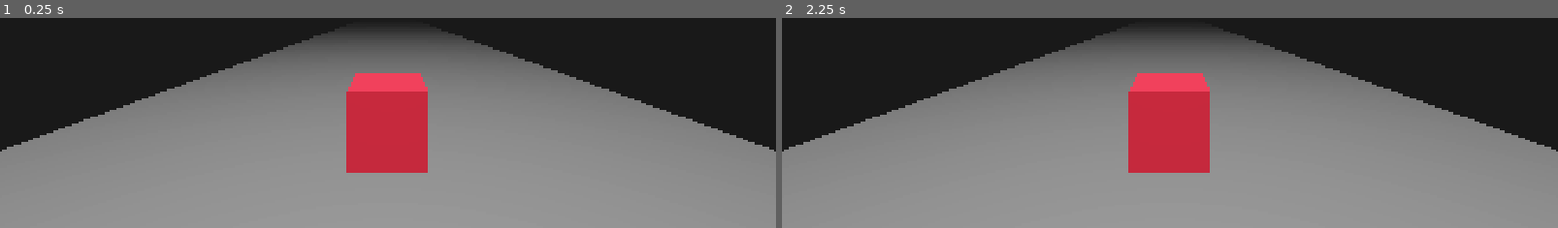
Above: before the commit, frames 1-2 (left to right).
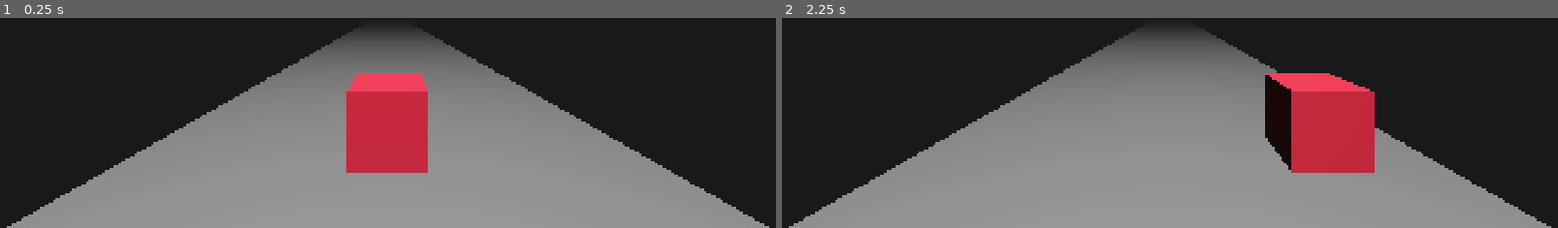
Above: after the commit, the same moments.

Repository: arpvastava/endless-runner-godot
Game: Godot game, scene res://main/main.tscn
The game is run twice, just before and just after one commit, with the same random seed, the same clock (stepped at 60 frames per second) and the same inputs.
Inputs:
- Up to frame 1 (0.25 s): no input
- Up to frame 2 (2.25 s): tap Enter at 0.5, 2 s; hold D (right, bound only after the commit) 0.53-1.28 s; tap Space at 1.25 s; hold A (left, bound only after the commit) 1.28-2.03 s; hold D (right, bound only after the commit) from 2.03 s (still down)

The runs differ from the first frame. In frame 1, 19% of the frame differs, in the area x 0-100%, y 6-100%; in frame 2, 29%.

Commit message:
Add player movement

Diff:
--- a/main/main.tscn
+++ b/main/main.tscn
@@ -29,4 +29,4 @@
 
 [node name="Ground" type="CSGBox3D" parent="World" unique_id=1803611625]
 transform = Transform3D(1, 0, 0, 0, 1, 0, 0, 0, 1, 0, -0.5, -36)
-size = Vector3(11, 1, 81)
+size = Vector3(7, 1, 81)
--- /dev/null
+++ b/main/player/player.gd
@@ -0,0 +1,30 @@
+extends CharacterBody3D
+class_name Player
+
+const speed: float = 20
+const offset: float = 2
+var targetX: float = 0
+var dir: int = 0
+
+func _process(_delta: float) -> void:
+	if Input.is_action_just_pressed("left"):
+		dir = -1
+
+		if targetX == offset:
+			targetX = 0
+		elif targetX == 0:
+			targetX = -offset
+
+	elif Input.is_action_just_pressed("right"):
+		dir = 1
+
+		if targetX == -offset:
+			targetX = 0
+		elif targetX == 0:
+			targetX = offset
+
+	if abs(targetX - position.x) < 0.1:
+		dir = 0
+
+	velocity.x = dir * speed
+	move_and_slide()
--- a/main/player/player.tscn
+++ b/main/player/player.tscn
@@ -1,4 +1,6 @@
 [gd_scene format=3 uid="uid://c3tb1j8ert83k"]
+
+[ext_resource type="Script" uid="uid://cjm7o5556n532" path="res://main/player/player.gd" id="1_vuxkg"]
 
 [sub_resource type="BoxMesh" id="BoxMesh_a8keb"]
 
@@ -8,6 +10,7 @@
 [sub_resource type="BoxShape3D" id="BoxShape3D_a8keb"]
 
 [node name="Player" type="CharacterBody3D" unique_id=1024854265]
+script = ExtResource("1_vuxkg")
 
 [node name="Body" type="MeshInstance3D" parent="." unique_id=2115180487]
 transform = Transform3D(1, 0, 0, 0, 1, 0, 0, 0, 1, 0, 0.5, 0)
--- a/project.godot
+++ b/project.godot
@@ -23,6 +23,25 @@
 window/stretch/mode="canvas_items"
 window/stretch/aspect="expand"
 
+[input]
+
+left={
+"deadzone": 0.2,
+"events": [Object(InputEventKey,"resource_local_to_scene":false,"resource_name":"","device":-1,"window_id":0,"alt_pressed":false,"shift_pressed":false,"ctrl_pressed":false,"meta_pressed":false,"pressed":false,"keycode":0,"physical_keycode":65,"key_label":0,"unicode":97,"location":0,"echo":false,"script":null)
+, Object(InputEventKey,"resource_local_to_scene":false,"resource_name":"","device":-1,"window_id":0,"alt_pressed":false,"shift_pressed":false,"ctrl_pressed":false,"meta_pressed":false,"pressed":false,"keycode":0,"physical_keycode":4194319,"key_label":0,"unicode":0,"location":0,"echo":false,"script":null)
+, Object(InputEventJoypadMotion,"resource_local_to_scene":false,"resource_name":"","device":-1,"axis":0,"axis_value":-1.0,"script":null)
+, Object(InputEventJoypadButton,"resource_local_to_scene":false,"resource_name":"","device":-1,"button_index":13,"pressure":0.0,"pressed":true,"script":null)
+]
+}
+right={
+"deadzone": 0.2,
+"events": [Object(InputEventKey,"resource_local_to_scene":false,"resource_name":"","device":-1,"window_id":0,"alt_pressed":false,"shift_pressed":false,"ctrl_pressed":false,"meta_pressed":false,"pressed":false,"keycode":0,"physical_keycode":68,"key_label":0,"unicode":100,"location":0,"echo":false,"script":null)
+, Object(InputEventKey,"resource_local_to_scene":false,"resource_name":"","device":-1,"window_id":0,"alt_pressed":false,"shift_pressed":false,"ctrl_pressed":false,"meta_pressed":false,"pressed":false,"keycode":0,"physical_keycode":4194321,"key_label":0,"unicode":0,"location":0,"echo":false,"script":null)
+, Object(InputEventJoypadMotion,"resource_local_to_scene":false,"resource_name":"","device":-1,"axis":0,"axis_value":1.0,"script":null)
+, Object(InputEventJoypadButton,"resource_local_to_scene":false,"resource_name":"","device":-1,"button_index":14,"pressure":0.0,"pressed":true,"script":null)
+]
+}
+
 [physics]
 
 3d/physics_engine="Jolt Physics"
Not shown, added: main/player/player.gd.uid
